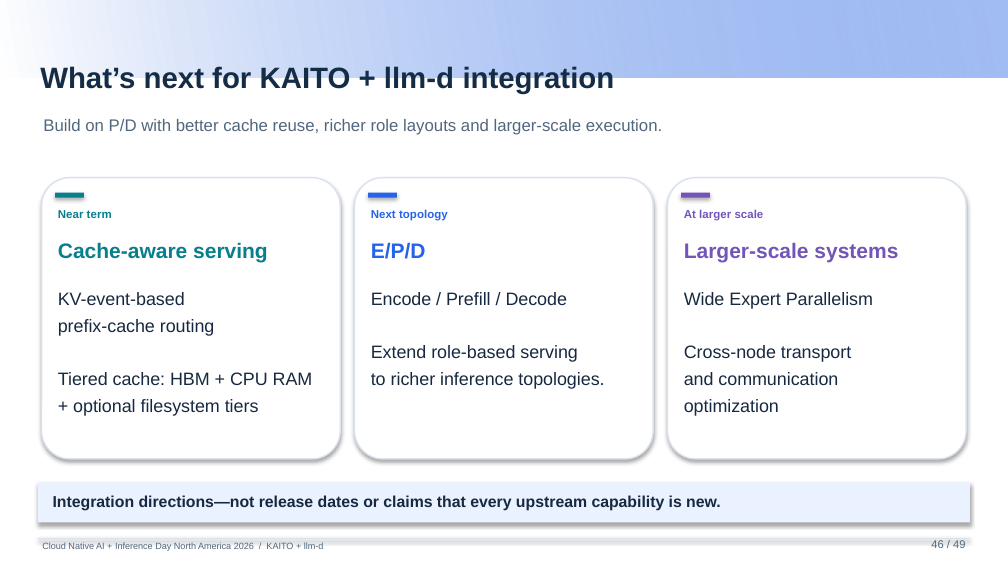
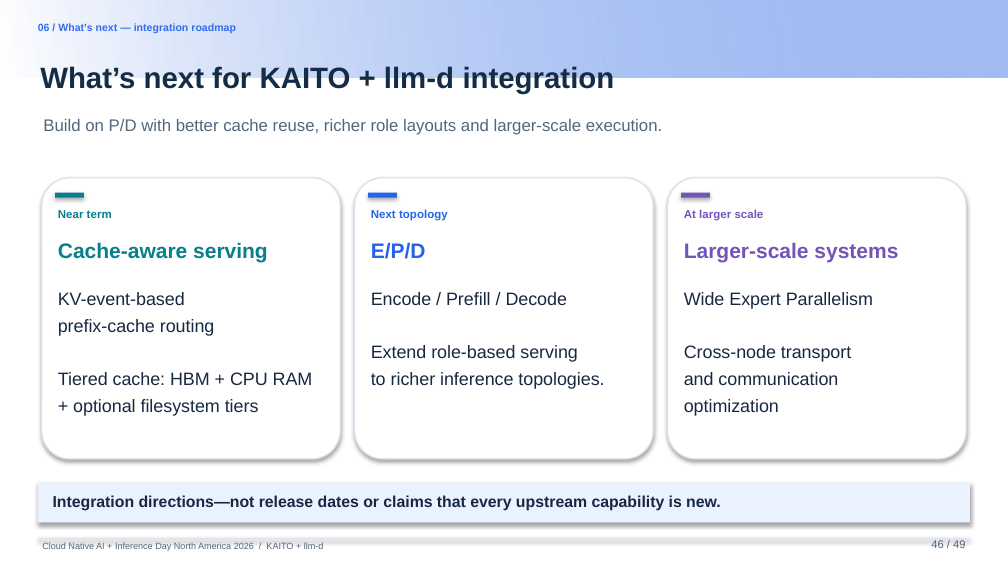
Before and after one commit to andyzhangx/demo, a slide deck: slide 42 of llm/pd-disaggregation/kubecon-na-2026-pd-disaggregation-kaito-llmd.pptx. Drawn at 1008x567 pixels with LibreOffice and Linux fonts; fonts in the diff are those of the drawing; background and template pictures are left out. Boxes give left, top, right and bottom in pixels: in the first picture for what was removed or moved away, otherwise in the second. Text is boxed around its words. In the diff, an @@ line names an element or a change of style, - is before the commit and + after.

```diff
--- a/llm/pd-disaggregation/kubecon-na-2026-pd-disaggregation-kaito-llmd.pptx
+++ b/llm/pd-disaggregation/kubecon-na-2026-pd-disaggregation-kaito-llmd.pptx
@@ text added at (38, 23, 236, 33), 7.5 pt, text #346CEC, bold @@
+06 / What’s next — integration roadmap
```
Also in this commit, not shown: 21 other slides changed, 1 slide added, 1 slide removed.
